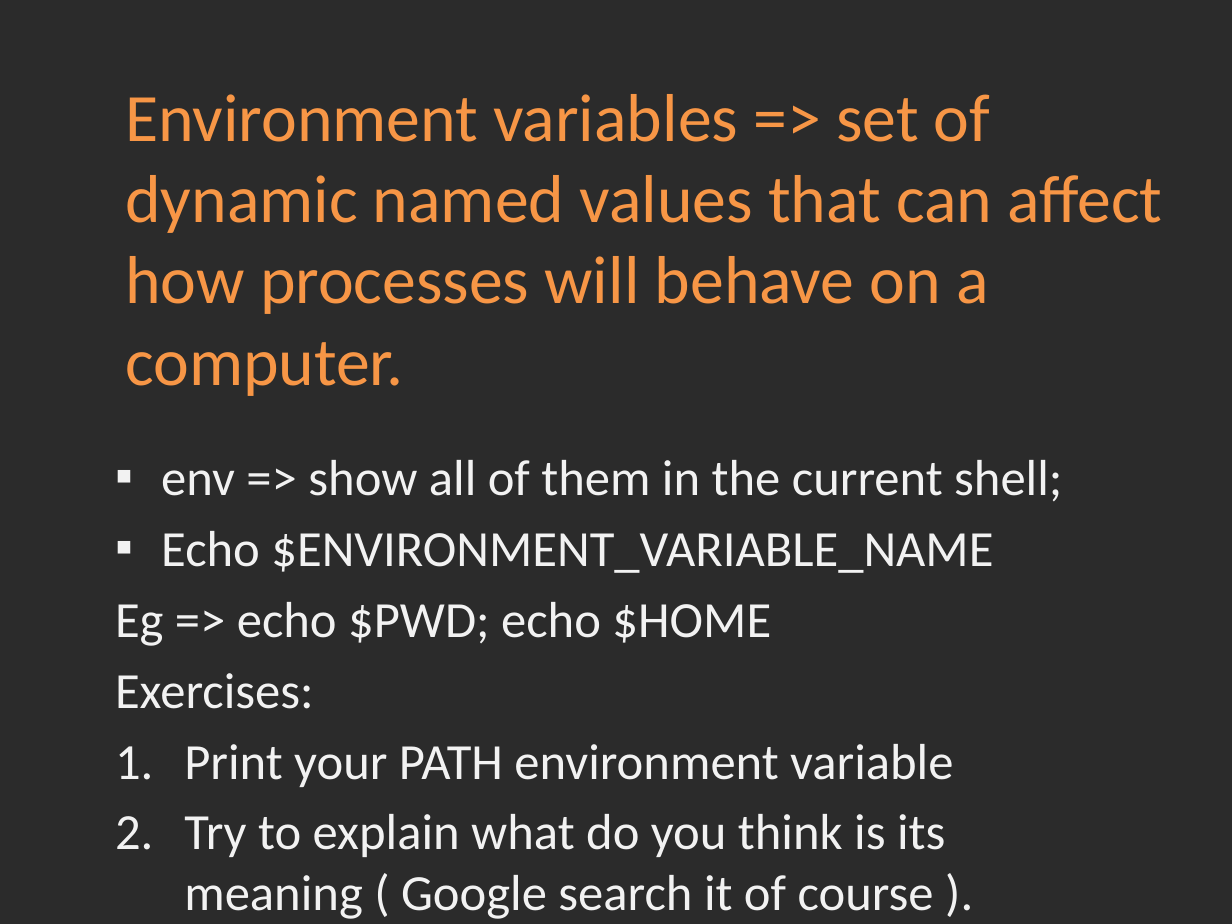
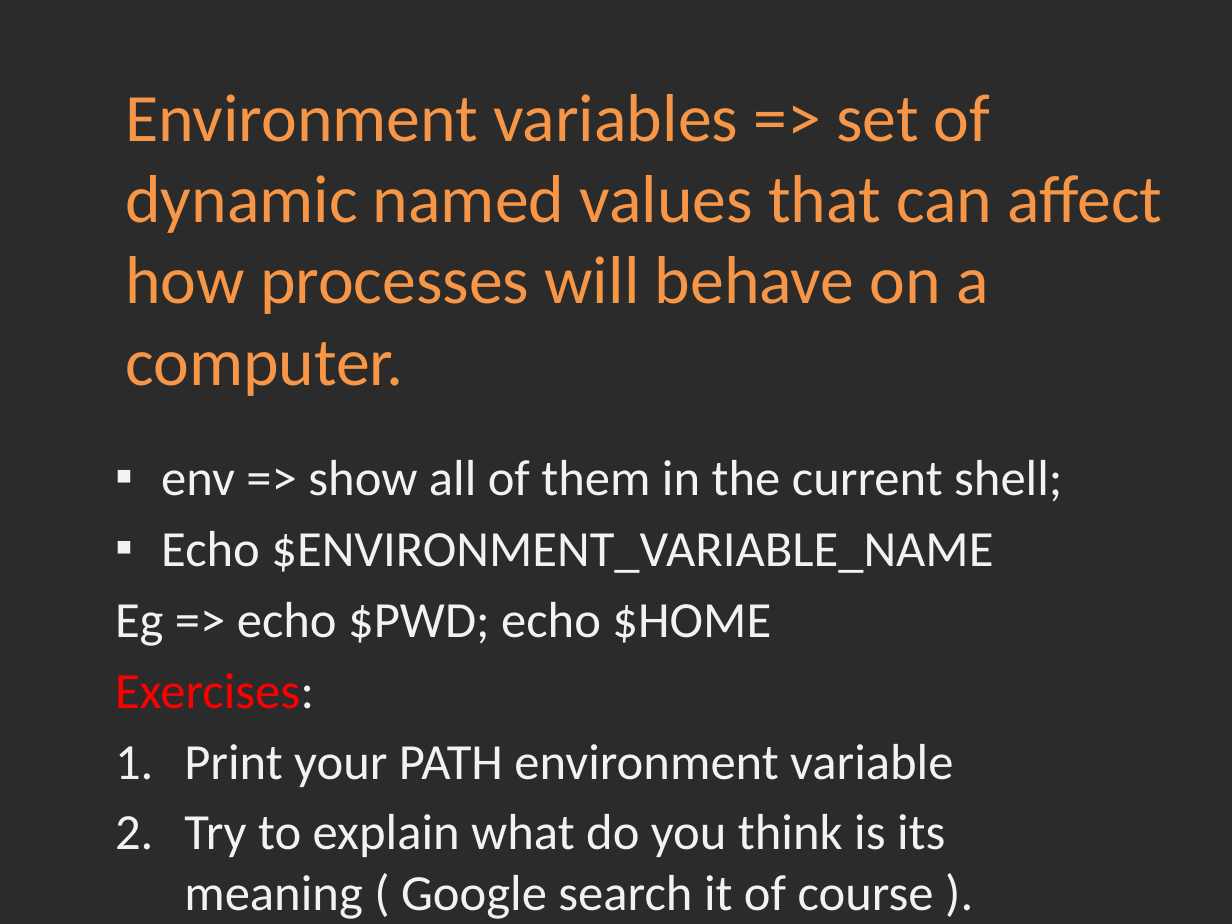
Before and after one commit to Academy-Soft-Intellect/Linux-Course, a slide deck: slide 6 of 1.Introduction/01-Introduction.pptx. Drawn at 1232x924 pixels with LibreOffice and Linux fonts; fonts in the diff are those of the drawing; background and template pictures are left out; a plain dark background stands for a picture behind light text. Boxes give left, top, right and bottom in pixels: in the first picture for what was removed or moved away, otherwise in the second. Text is boxed around its words. In the diff, an @@ line names an element or a change of style, - is before the commit and + after.

```diff
--- a/1.Introduction/01-Introduction.pptx
+++ b/1.Introduction/01-Introduction.pptx
@@ text at (115,673,314,709): text colour #F2F2F2 to #FF0000 in "Exercises:" @@
```
Also in this commit, not shown: 3 other slides changed, 3 other files.
